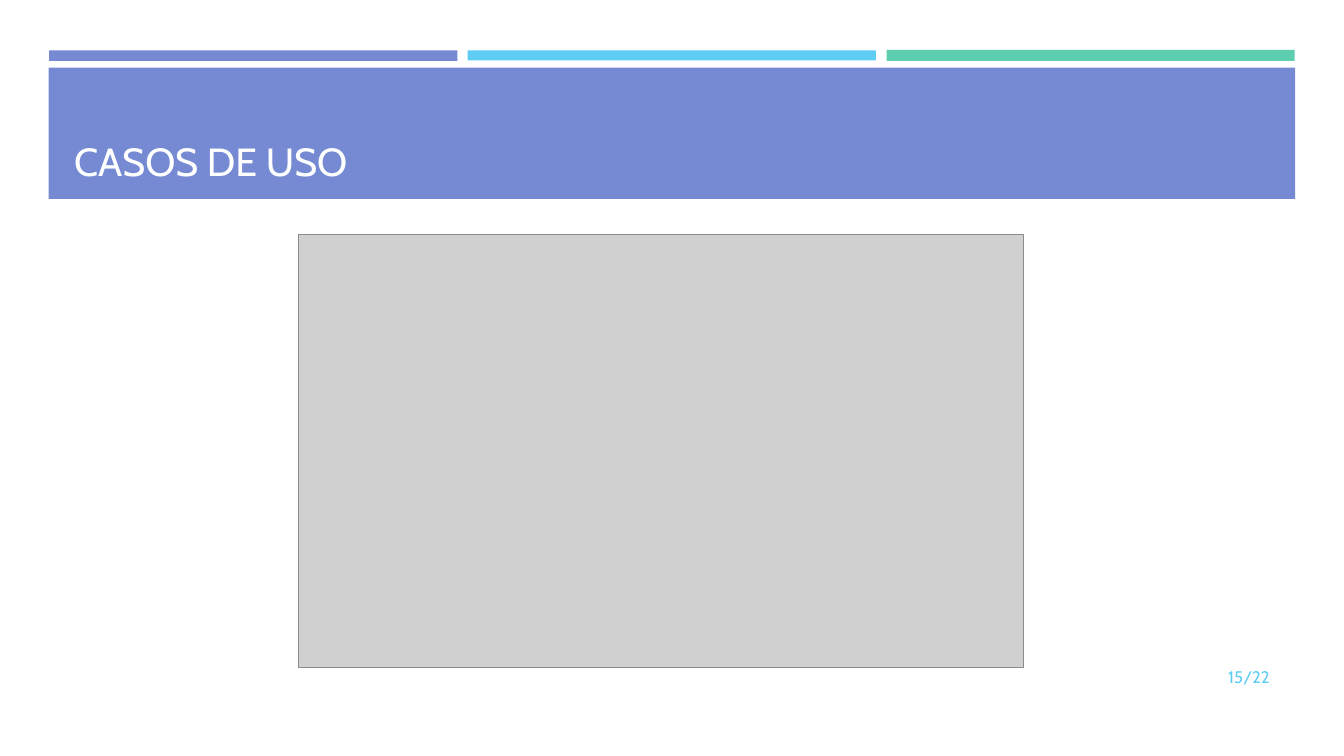
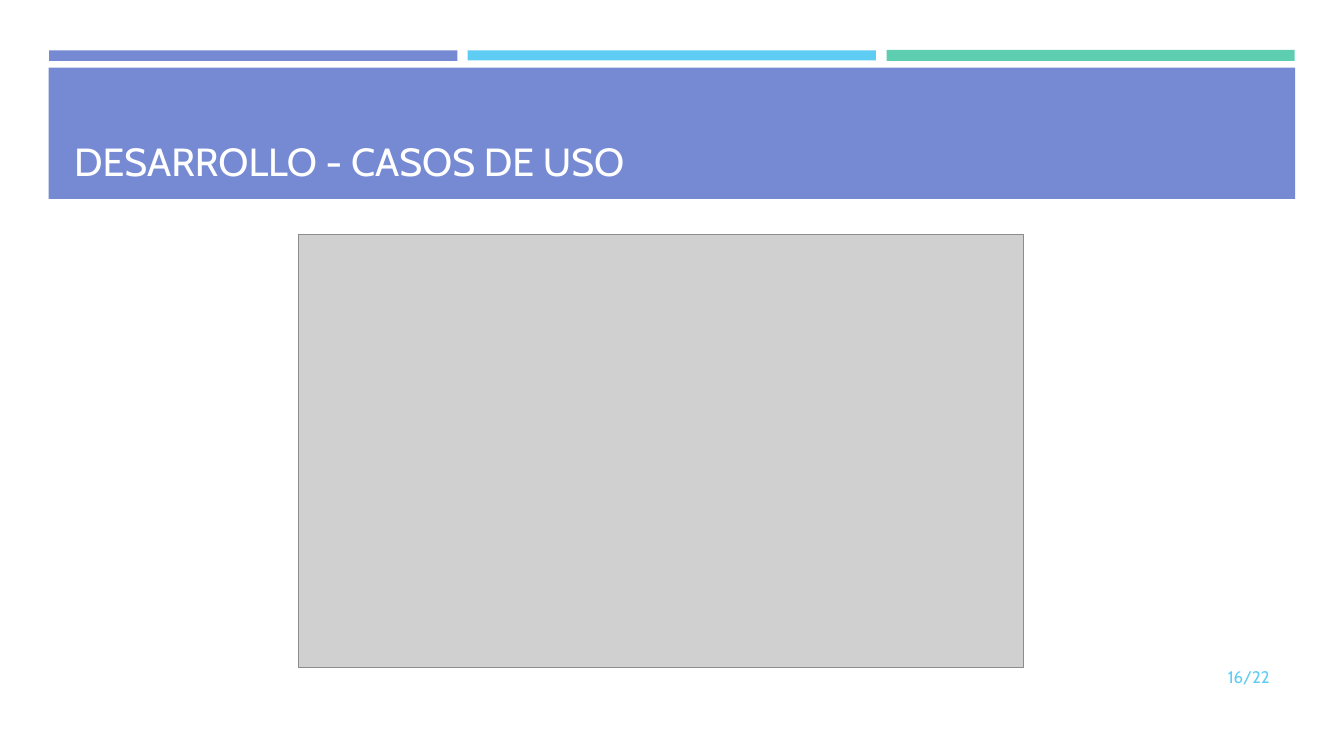
Before and after one commit to mdlunag/tfg, a slide deck: slide 16 of tfg_presentacio.pptx (slide 15 before the commit). Drawn at 1344x756 pixels with LibreOffice and Linux fonts; fonts in the diff are those of the drawing; grey boxes stand for pictures. Boxes give left, top, right and bottom in pixels: in the first picture for what was removed or moved away, otherwise in the second. Text is boxed around its words. In the diff, an @@ line names an element or a change of style, - is before the commit and + after.

```diff
--- a/tfg_presentacio.pptx
+++ b/tfg_presentacio.pptx
@@ title at (x1=74, y1=148, x2=624, y2=177): text changed @@
-CASOS DE USO
+DESARROLLO - CASOS DE USO
@@ page number at (x1=1228, y1=671, x2=1270, y2=685): text changed @@
-15/22
+16/22
```
Also in this commit, not shown: 9 other slides changed, 4 slides added, 1 slide removed, 4 other files.
